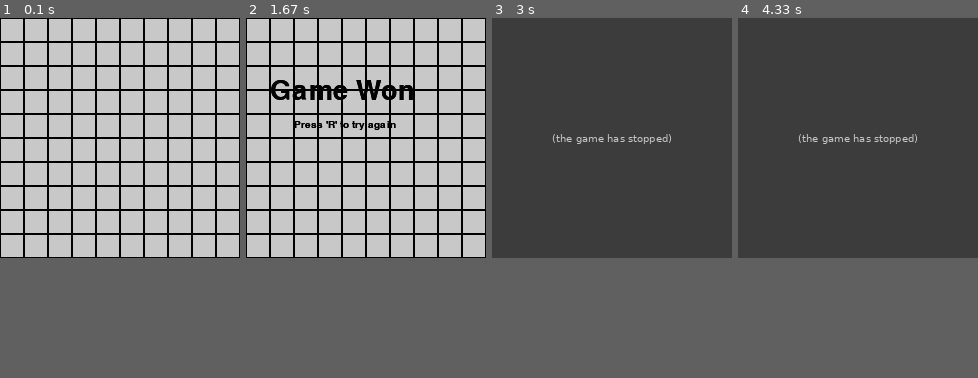
Above: before the commit, frames 1-4 (left to right).
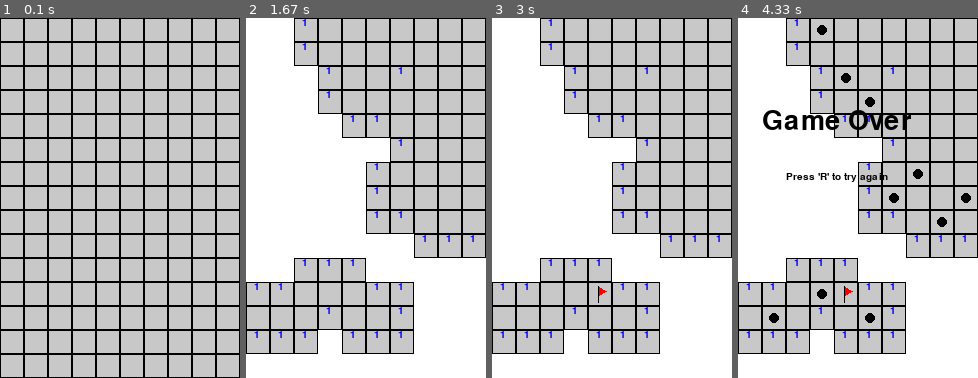
Above: after the commit, the same moments.

Repository: JasonMerit/Mini_projects
Game: pygame game, started from Thomas.py
Same seed, same stepped clock (60 frames per second), same inputs: the game is played once before the commit and once after it.
Inputs (mouse positions are in pixels of both pictures, inside the frame that each line leads up to):
- Up to frame 1 (0.1 s): no input
- Up to frame 2 (1.67 s): click (356, 212) at 0.38 s; move the mouse to (402, 72) at 1.17 s; click (402, 72) at 1.33 s; move the mouse to (354, 291) at 1.63 s
- Up to frame 3 (3 s): right-click (600, 291) at 1.92 s
- Up to frame 4 (4.33 s): move the mouse to (906, 169) at 3.9 s; click (906, 169) at 4.25 s
In our replay, the window is 240x240 before the commit and 240x360 after it. These sizes can differ from the game's own. Grey fills any space a smaller window leaves; there, only what the larger window draws over its background counts as a difference.

The runs differ from the first frame. In frame 1, 5.3% of the frame differs, in the area x 0-100%, y 66-100%; in frame 2, 45%; in frame 3, 82%, in the area x 0-100%, y 0-94%; in frame 4, 82%.
Error before the commit: IndexError: index 11 is out of bounds for axis 0 with size 10 (Thomas.py line 193); the game stopped at 1.92 s (later frames are placeholders)

Commit message:
Complete MineSweeperGame

Diff:
--- /dev/null
+++ b/MineSweeperGame.py
@@ -0,0 +1,299 @@
+import colorsys
+import numpy as np
+from sys import exit
+
+from scipy.ndimage import label, binary_dilation
+import pygame as pg
+
+dir_x = [1, 1, 0,-1,-1,-1, 0, 1]
+dir_y = [0,-1,-1,-1, 0, 1, 1, 1]
+
+size = 24
+WHITE, GREY, BLACK = (240, 240, 240),  (200, 200, 200), (0, 0, 0)
+colors = [(0, 0, 255), (0, 128, 0), (255, 0, 0), (42, 42, 148),  # Blue, Green, Red, d_Blue
+        (128, 0 ,0), (42, 148, 148), BLACK, GREY]  			 # d_Red, turqoise, Black, Grey
+
+pg.display.set_caption('MineSweeper')
+pg.font.init()
+font1 = pg.font.SysFont("comicsans", 40)
+font2 = pg.font.SysFont("comicsans", 15)
+
+class MineSweeper():
+    """
+    Following 2d arrays are used
+    - mines: 1 for mines
+    - grid: is map of all elements (-1 for mines, 0 for empty and rest for numbers)
+    - player what is currently revealed to player (-2 for Hidden)
+    """
+    W, H, M = 0, 0, 0
+    mines, grid, player = 0, 0, 0
+
+    def __init__(self, width, height, mine_count):
+        self.W, self.H, self.M = width, height, mine_count
+        self.screen = pg.display.set_mode([width * size, height * size])
+
+        self.restart()
+        self.is_game_over = False
+        self.draw()
+
+        while True:
+            self.process_input()
+
+    # ---------- Public --------------
+
+    def left_click(self, point):
+        # Handles tuple or list or np.array
+        # @Returns player
+        point_of_explosion = self.sweep(tuple(point))
+        if point_of_explosion:  # BOOM
+            self.is_game_over = True
+            self.game_over(point_of_explosion)
+
+        else:
+            if self.is_won():  # WIN
+                self.game_over()
+            else:
+                self.draw()
+
+        return self.player
+
+    def right_click(self, point):
+        # Handles tuple or list or np.array
+        self.flag(tuple(point))
+        self.draw()
+
+    def reset(self):
+        # @Returns fresh player
+        self.restart()
+        return self.player
+
+    # ---------- Visualizing --------
+
+    # TODO Instead of filling with black, and drawing over, fill grey and add shadow and glare, then add thin darker grey grid lines
+    # TODO Redundant code. Refactor with helper draw_square(point)
+
+    def draw(self):
+        self.screen.fill(BLACK)
+        for x in range(self.W):
+            for y in range(self.H):
+                # Draw square
+                rect = pg.Rect(x*size, y*size, size-1, size-1)
+                pg.draw.rect(self.screen, GREY, rect, 0)
+
+                # Draw number
+                n = self.player[y, x]
+                if n == 0:  # Empty
+                    rect = pg.Rect(x*size, y*size, size-1, size-1)
+                    pg.draw.rect(self.screen, WHITE, rect, 0)
+                elif n == -1:  # Flag
+                    xs, ys = x * size, y * size
+                    points=[(xs + 10, ys + 4), (xs + 18, ys + 9), (xs + 10, ys + 14)]  # Flag
+                    pg.draw.polygon(self.screen, colors[2], points)
+                    pg.draw.line(self.screen, BLACK, (xs + 10, ys + 4), (xs + 10, ys + 20))  # Pole
+
+                elif n > 0:
+                    txt = font2.render(str(n), 1, colors[n-1])
+                    self.screen.blit(txt, (8 + x * size, y * size))
+        pg.display.flip()
+        # Only update rect on screen
+        # pg.display.update([pg.Rect(0, 0, self.W * size / 2, self.H * size), # Left side
+        #                    pg.Rect(self.W * size / 2, 0, self.W * size / 2, self.H * size / 2)])  # Top right
+
+
+    def game_over_txt(self):
+        txt = font1.render("Game Over", 1, BLACK)
+        self.screen.blit(txt, (self.W * size / 10, self.H / 4 * size))
+
+        txt = font2.render("Press 'R' to try again", 1, BLACK)
+        self.screen.blit(txt, (self.W * size / 10 + size, self.H * 3 / 7 * size))
+
+        pg.display.flip()
+
+    def game_won_txt(self):
+        txt = font1.render("Game Won", 1, BLACK)
+        self.screen.blit(txt, (self.W * size / 10, self.H / 4 * size))
+
+        txt = font2.render("Press 'R' to try again", 1, BLACK)
+        self.screen.blit(txt, (self.W * size / 10 + size, self.H * 3 / 7 * size))
+
+        pg.display.flip()
+
+    def show_mines(self, point_of_explosion):
+        points = np.argwhere(self.mines)
+        for y, x in points:
+            rect = pg.Rect(x*size, y*size, size-1, size-1)
+            pg.draw.rect(self.screen, WHITE, rect, 0)
+            pg.draw.circle(self.screen, BLACK, ((x + 0.5) * size, (y + 0.5) * size), 5)
+
+        y, x = point_of_explosion
+        rect = pg.Rect(x*size, y*size, size-1, size-1)
+        pg.draw.rect(self.screen, colors[2], rect, 0)
+        pg.draw.circle(self.screen, BLACK, ((x + 0.5) * size, (y + 0.5) * size), 5)
+
+        pg.display.flip()
+
+    def show_all(self):
+        for x in range(self.W):
+            for y in range(self.H):
+                xs, ys = x * size, y * size
+                rect = pg.Rect(xs, ys, size-1, size-1)
+                pg.draw.rect(self.screen, WHITE, rect, 0)
+
+                # Draw flags on mine
+                if self.mines[y, x]:
+                    points=[(xs + 10, ys + 4), (xs + 18, ys + 9), (xs + 10, ys + 14)]  # Flag
+                    pg.draw.polygon(self.screen, colors[2], points)
+                    pg.draw.line(self.screen, BLACK, (xs + 10, ys + 4), (xs + 10, ys + 20))  # Pole
+                    continue
+
+                # Draw number
+                n = self.grid[y, x]
+                if n == 0: continue
+                rect = pg.Rect(xs, ys, size-1, size-1)
+                pg.draw.rect(self.screen, GREY, rect, 0)
+                txt = font2.render(str(n), 1, colors[n-1])
+                self.screen.blit(txt, (8 + x * size, y * size))
+        pg.display.flip()
+
+
+
+
+    # ------------ Game logic -------------------
+
+    def restart(self):
+        self.mines = self.place_mines()
+        # print(mines)
+        self.grid = self.fill_grid(self.mines)
+        # print(grid)
+        self.player = np.full(self.mines.shape, -2, dtype=int)
+
+    def guess(self):
+        return np.random.randint(self.H), np.random.randint(self.W)
+
+    def place_mines(self):
+        X = np.zeros((self.H, self.W), dtype=int)  # 1 where mines
+
+        for i in range(self.M):
+            point = self.guess()
+            while X[point]:  # Until empty cell found
+                point = self.guess()
+
+            X[point] = 1
+
+        return X
+
+    def fill_grid(self, mines):
+        kernel = np.zeros((self.H+2, self.W+2), dtype=int)
+        Y = kernel.copy()
+        kernel[1:-1, 1:-1] = mines
+
+        # Offset kernel and +1 for every mine in all directions
+        for y, x in zip(dir_x, dir_y):
+            temp = np.roll(kernel, x, axis=0)  # Roll x-direction
+            Y += np.roll(temp, y, axis=1) 	   # Roll y_direction
+
+        Y = Y[1:-1, 1:-1]
+        Y[mines == 1] = -1 # Set mine occupied squares to -1
+
+        return Y
+
+    def reveal(self, point):
+        # @Returns truth table of revealed area from point
+        # Assumed point is hidden
+        # Revealed area are connected hidden and edges
+
+        # Initilize groups before? - Yes, because grid is static throughout game
+        A = self.grid.copy()
+        A[A != 0] = 1    # Convert all to 1 except empty
+        A = 1 - A        # Flip to identify empties
+        A, n = label(A)  # Label groups
+        # indices = np.indices(A.shape).T[:,:,[1, 0]]  # Create indices for extraction later
+        # indices = np.indices(A.shape).T  # Create indices for extraction later
+
+
+
+        # Find the group, i, where point belongs (the connected hidden)
+        for i in range(1, n+1):
+            # if list(point) in indices[A == 1].tolist():  # 'x in X' only work for lists
+            if list(point) in np.argwhere(A == i).tolist():  # My version
+                break
+        # print("GROUP", i)
+
+        # Dilate this group once (the edge)
+        A[A != i] = 0  # Erase all other groups
+        A = binary_dilation(A)            # Dilate binary image and produce truth table
+        A = np.logical_and(A, 1 - self.mines)  # Keep mines hidden
+
+        # Return A and execute rest outside to avoid out of scope referencing of player and grid
+        np.copyto(self.player, self.grid, where=A)  # Copy over where appropiate
+
+
+    def sweep(self, point: tuple):
+        """
+        @Params: point (y, x)
+        @Returns Point of exploding mine or None
+        Updates player following
+        - Positive, then only updates that number
+        - Negative, GAMEOVER
+        - 0, flood all 0s and adjacent numbers
+        """
+        if self.player[point] == -1: return None  # Flagged can't be sweeped
+
+        v = self.grid[point]
+        if v == -1:
+            return point
+
+        if v == 0:  # Picked empty
+            self.reveal(point)
+            # Actually do the update here instead of in reveal
+        else:  # Picked number
+            self.player[point] = v
+
+        return None
+
+    def flag(self, point: tuple):
+        if self.player[point] > 0: return
+        self.player[point] = -1 if self.player[point] != -1 else -2
+
+
+    def game_over(self, point_of_explosion=None):
+        if point_of_explosion:
+            self.show_mines(point_of_explosion)
+            #self.game_over_txt()
+        else:
+            self.show_all()
+            #self.game_won_txt()
+
+    def is_won(self):
+        # Determine if game won by all numbers (non-mines and non-blanks) uncovered
+        A = self.player >= 0
+        return np.all(A != self.mines)
+
+    # ----- Input handling -----
+
+    def process_input(self):
+        event = pg.event.wait()
+
+        if event.type == pg.QUIT:
+            pg.quit()
+            exit()
+
+        elif event.type == pg.KEYDOWN:
+            if event.key == pg.K_ESCAPE:
+                pg.quit()
+                exit()
+            if event.key == pg.K_r:
+                self.restart()
+                self.is_game_over = False
+                self.draw()
+            if event.key == pg.K_SPACE:
+                pass
+
+        elif event.type == pg.MOUSEBUTTONUP and not self.is_game_over:
+            pos = pg.mouse.get_pos()
+            point = np.array(pos)[::-1] // size  # Flip and map to grid
+            if event.button == 1:
+                self.left_click(point)
+
+            elif event.button == 3:  # Right click to flag
+                self.right_click(point)
--- /dev/null
+++ b/MineSweeperSolver.py
@@ -0,0 +1,3 @@
+from MineSweeperGame import MineSweeper
+
+MS = MineSweeper(20, 20, 4)
--- a/Thomas.py
+++ b/Thomas.py
@@ -3,11 +3,10 @@
 
 from scipy.ndimage import label, binary_dilation
 import pygame as pg
-import time
 
 
 #class MineSweeper():
-W, H, M = 10, 10, 3
+W, H, M = 10, 15, 10
 np.random.seed(0)
 
 dir_x = [1, 1, 0,-1,-1,-1, 0, 1]
@@ -22,8 +21,6 @@
 
 # ---------- Visualizing --------
 size = 24
-dif = 500 * 0.8 / W
-offset = 500 / 2 - dif * W / 2
 screen = pg.display.set_mode([W * size, H * size])
 
 WHITE, GREY, BLACK = (255, 255, 255),  (200, 200, 200), (0, 0, 0)
@@ -197,7 +194,7 @@
 def game_over(win=False):
 	if win:
 		game_won_txt()
-		#show_all()
+
 	else:
 		game_over_txt()
 		show_mines()
--- a/test.py
+++ b/test.py
@@ -1,9 +1,61 @@
-import pyautogui, sys
-import numpy as np
+import random
 
-A = [[True, True, True]]
-B = [[True,True,True]]
-A = A == True
-B = B == True
+import pygame as pg
+from pygame.math import Vector2
 
-print(A == B)
+
+# A simple sprite, just to have something moving on the screen.
+class Ball(pg.sprite.Sprite):
+
+    def __init__(self, screen_rect):
+        super().__init__()
+        radius = random.randrange(5, 31)
+        self.image = pg.Surface((radius*2, radius*2), pg.SRCALPHA)
+        pg.draw.circle(self.image, pg.Color('dodgerblue1'), (radius, radius), radius)
+        pg.draw.circle(self.image, pg.Color('dodgerblue3'), (radius, radius), radius-2)
+        self.rect = self.image.get_rect(center=screen_rect.center)
+        self.vel = Vector2(random.uniform(-2, 2), random.uniform(-2, 2))
+        self.pos = Vector2(self.rect.center)
+        self.screen_rect = screen_rect
+        self.lifetime = 350
+
+    def update(self):
+        self.pos += self.vel
+        self.rect.center = self.pos
+
+        self.lifetime -= 1
+        if not self.screen_rect.contains(self.rect) or self.lifetime <= 0:
+            self.kill()
+
+
+def main():
+    screen = pg.display.set_mode((800, 600))
+    screen.fill((20, 40, 70))
+    pg.display.update()
+    screen_rect = screen.get_rect()
+    clock = pg.time.Clock()
+    all_sprites = pg.sprite.Group()
+    # Pass this rect to `pg.display.update` to update only this area.
+    update_rect = pg.Rect(100, 150, 500, 400)
+
+    done = False
+    while not done:
+        for event in pg.event.get():
+            if event.type == pg.QUIT:
+                done = True
+
+        all_sprites.add(Ball(screen_rect))
+        all_sprites.update()
+
+        screen.fill((20, 50, 90))
+        all_sprites.draw(screen)
+
+        # Update only the area that we specified with the `update_rect`.
+        pg.display.update(update_rect)
+        clock.tick(60)
+
+
+if __name__ == '__main__':
+    pg.init()
+    main()
+    pg.quit()
